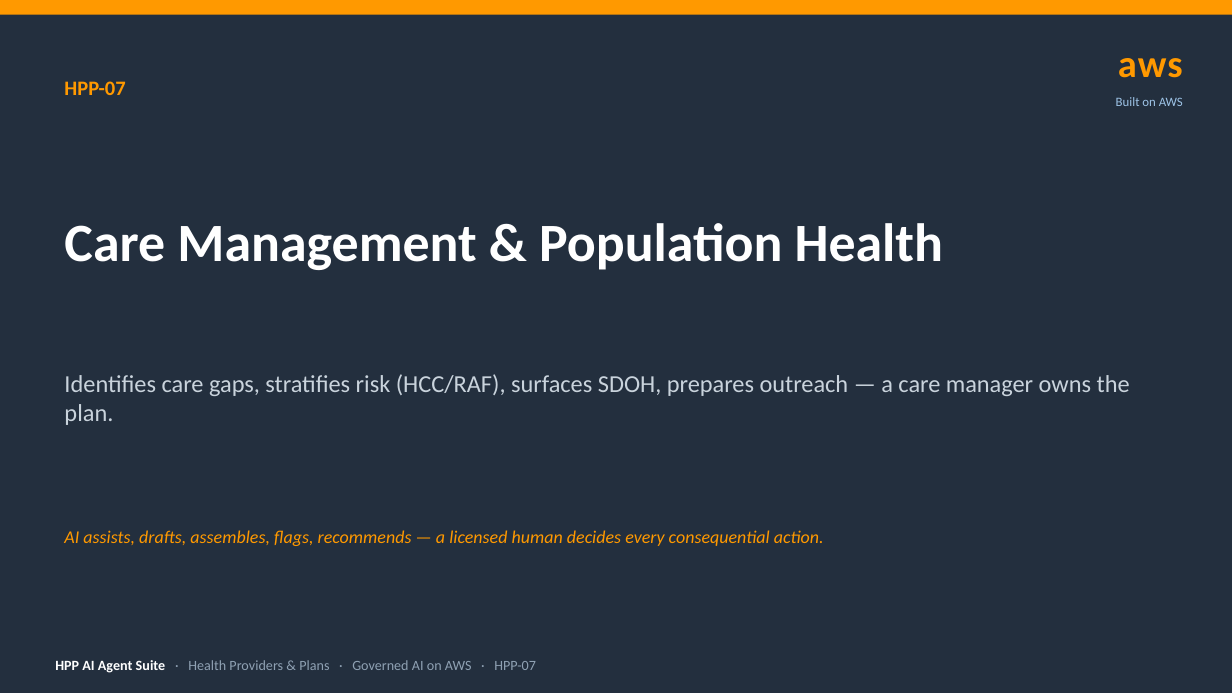
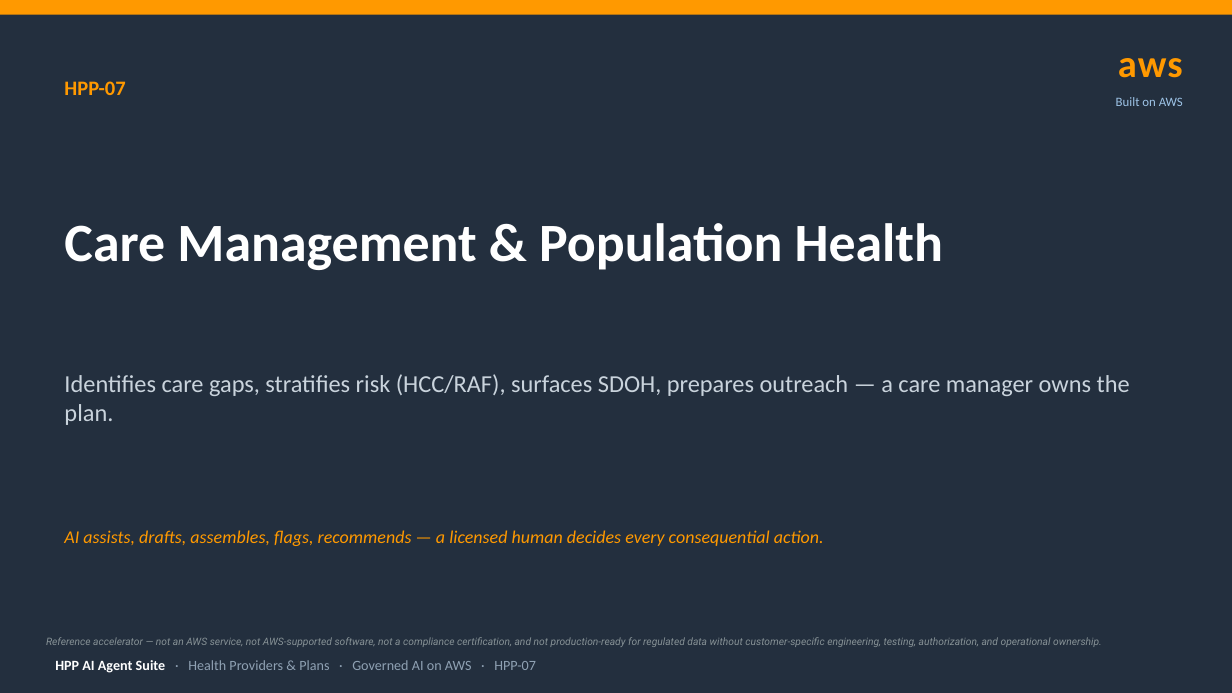
Before and after one commit to virtualryder/healthcare_ai_agents, a slide deck: slide 1 of decks/HPP-07-Care-Management.pptx. Drawn at 1232x693 pixels with LibreOffice and Linux fonts; fonts in the diff are those of the drawing. Boxes give left, top, right and bottom in pixels: in the first picture for what was removed or moved away, otherwise in the second. Text is boxed around its words. In the diff, an @@ line names an element or a change of style, - is before the commit and + after.

```diff
--- a/decks/HPP-07-Care-Management.pptx
+++ b/decks/HPP-07-Care-Management.pptx
@@ text added at box(46, 637, 1102, 647), 8 pt, text #879296, italic @@
+Reference accelerator — not an AWS service, not AWS-supported software, not a compliance certification, and not production-ready for regulated data without customer-specific engineering, testing, authorization, and operational ownership.
```
Also in this commit, not shown: 1 slide added, 28 other files.
